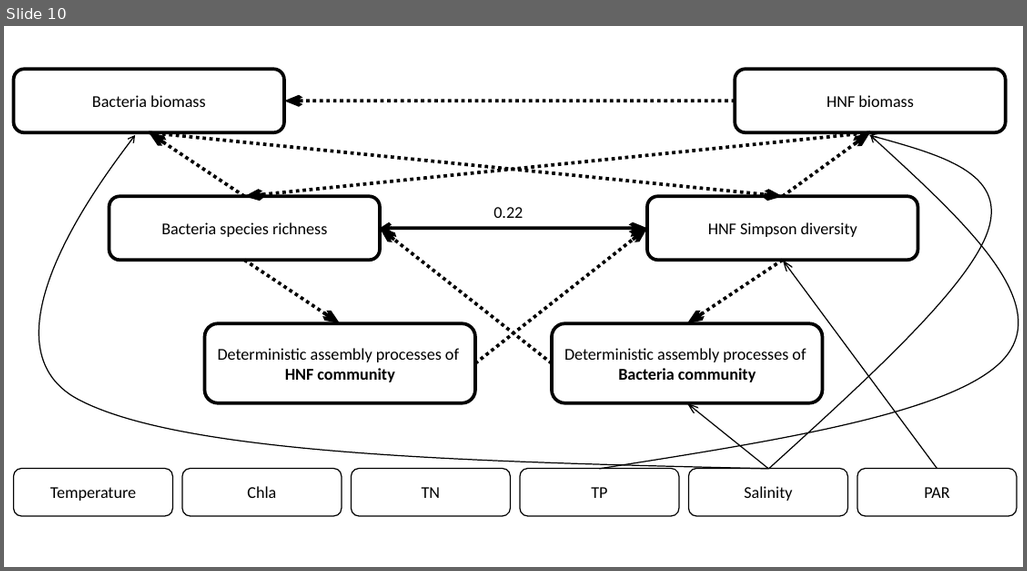
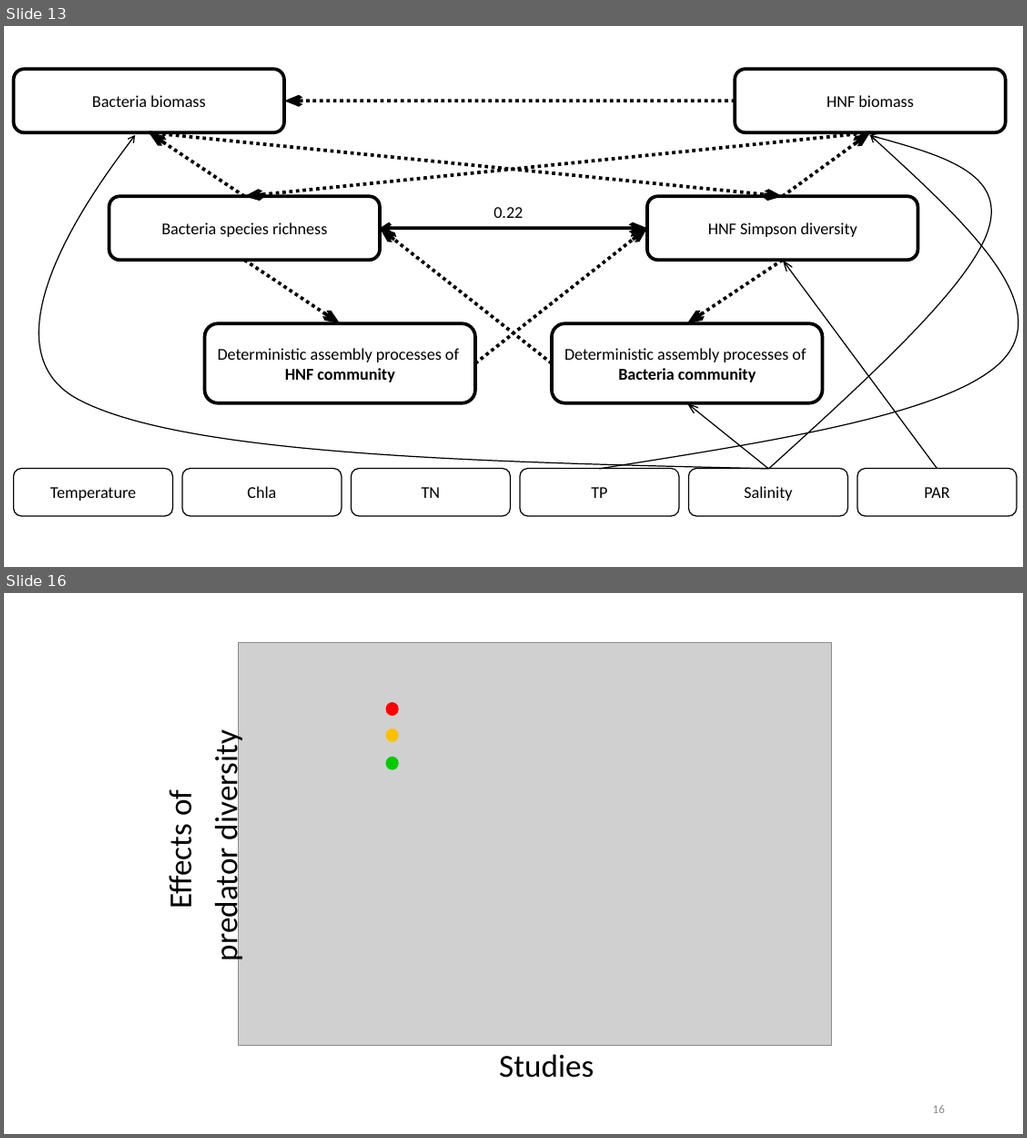
Before and after one commit to OscarFHC/PdPy_Div, a slide deck: Presentation/HypoFigs.pptx. Shown one above the other, each under a label of ours: slide 10 before the commit, slides 13 and 16 after it; the slides between them are not shown. The pictures are 1027x571 and 1027x1138 pixels, drawn with LibreOffice and Linux fonts; fonts in the diff are those of the drawing; grey boxes stand for pictures. Boxes give left, top, right and bottom in pixels: in the first picture for what was removed or moved away, otherwise in the second. Text is boxed around its words. In the diff, an @@ line names an element or a change of style, - is before the commit and + after.

```diff
--- a/Presentation/HypoFigs.pptx
+++ b/Presentation/HypoFigs.pptx
@@ slide 16 added at box(4, 593, 1023, 1134), background #FFFFFF @@
@@ group added at box(161, 642, 831, 1078): 3 ellipses, 2 texts, 1 picture @@
+Studies
+Effects of
+predator diversity
@@ page number added at box(933, 1105, 945, 1114), 10.7 pt, text #8C8C8C @@
+16
@@ what was slide 10 is now slide 13 @@
```
Also in this commit, not shown: 1 slide changed, 6 other slides added, 15 other files.
